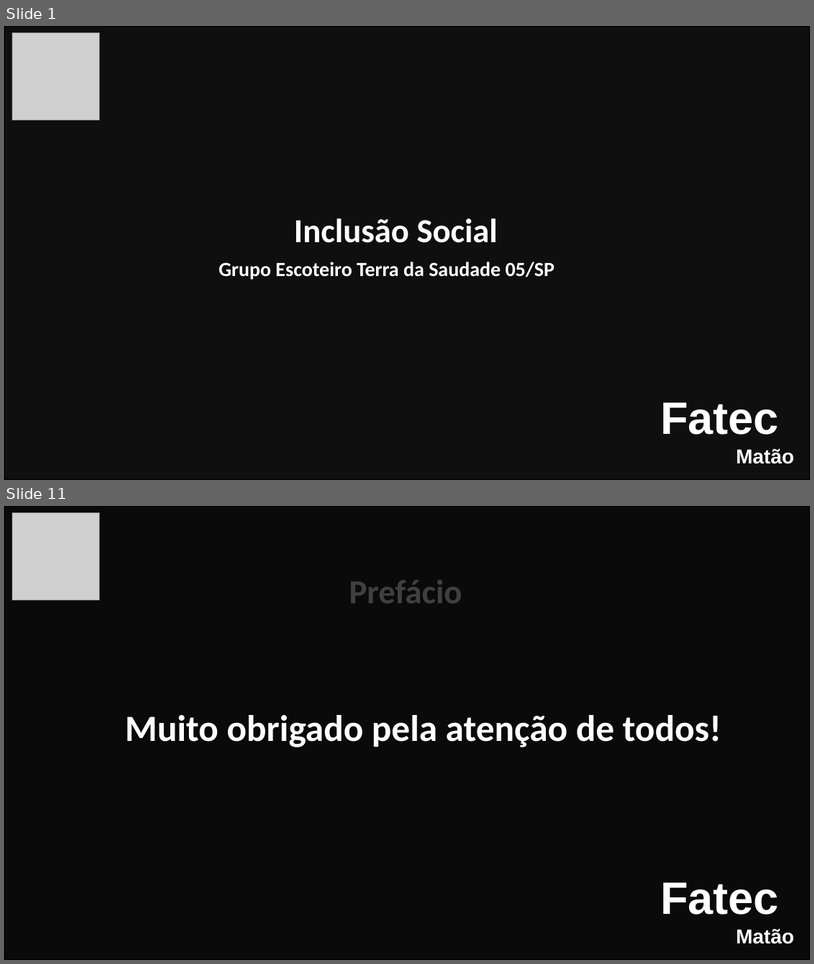
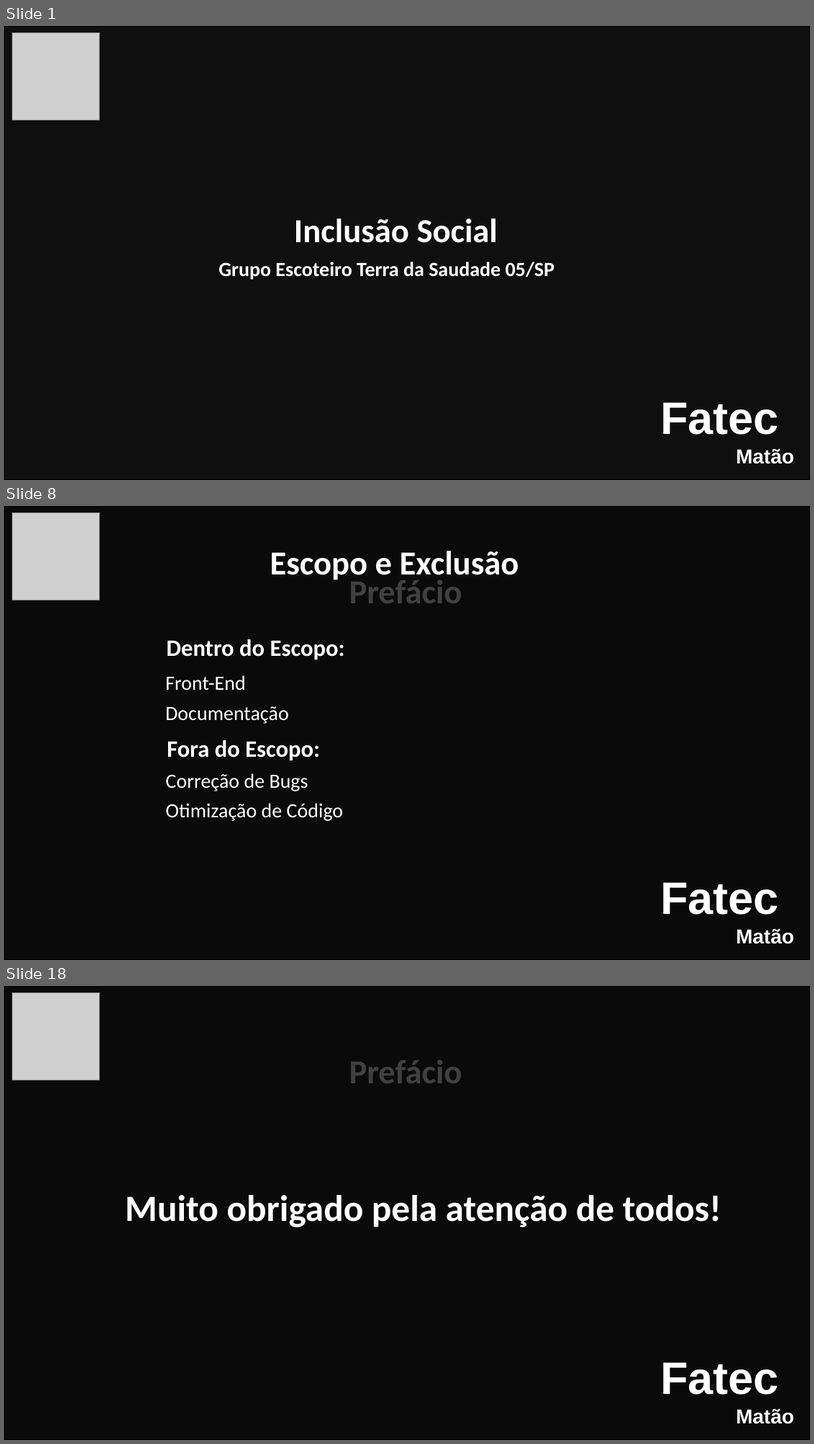
Before and after one commit to Interdisciplinary-Project/Documents, a slide deck: Apresentação-Projeto 13-06.pptx. Shown one above the other, each under a label of ours: slides 1 and 11 before the commit, slides 1, 8 and 18 after it; the slides between them are not shown. The pictures are 814x964 and 814x1444 pixels, drawn with LibreOffice and Linux fonts; fonts in the diff are those of the drawing; grey boxes stand for pictures; background and template pictures are left out; a plain dark background stands for a picture behind light text. Boxes give left, top, right and bottom in pixels: in the first picture for what was removed or moved away, otherwise in the second. Text is boxed around its words. In the diff, an @@ line names an element or a change of style, - is before the commit and + after.

```diff
--- a/Apresentação-Projeto 13-06.pptx
+++ b/Apresentação-Projeto 13-06.pptx
@@ slide 8 added at [4, 506, 810, 960], background picture (left out) @@
@@ rectangle added at [4, 506, 810, 960], fill #000000 at 75% opacity, outline #000000 1.5 pt @@
@@ picture added at [13, 512, 100, 600] @@
@@ text added at [270, 551, 520, 583], 40 pt, text #FFFFFF, bold @@
+Escopo e Exclusão
@@ text added at [350, 580, 463, 603], 40 pt, text #FFFFFF, bold @@
+Prefácio
@@ subtitle added at [167, 639, 345, 659], 28 pt, text #FFFFFF, bold @@
+Dentro do Escopo:
@@ text added at [165, 675, 288, 723], 24 pt, text #FFFFFF @@
+Front-End
+Documentação
@@ text added at [167, 740, 320, 760], 28 pt, text #FFFFFF, bold @@
+Fora do Escopo:
@@ text added at [166, 773, 344, 821], 24 pt, text #FFFFFF @@
+Correção de Bugs
+Otimização de Código
@@ text added at [661, 882, 795, 944], 54 pt, text #FFFFFF, bold @@
+Fatec
+Matão
@@ what was slide 11 is now slide 18 @@
```
Also in this commit, not shown: 9 slides changed, 6 other slides added.
